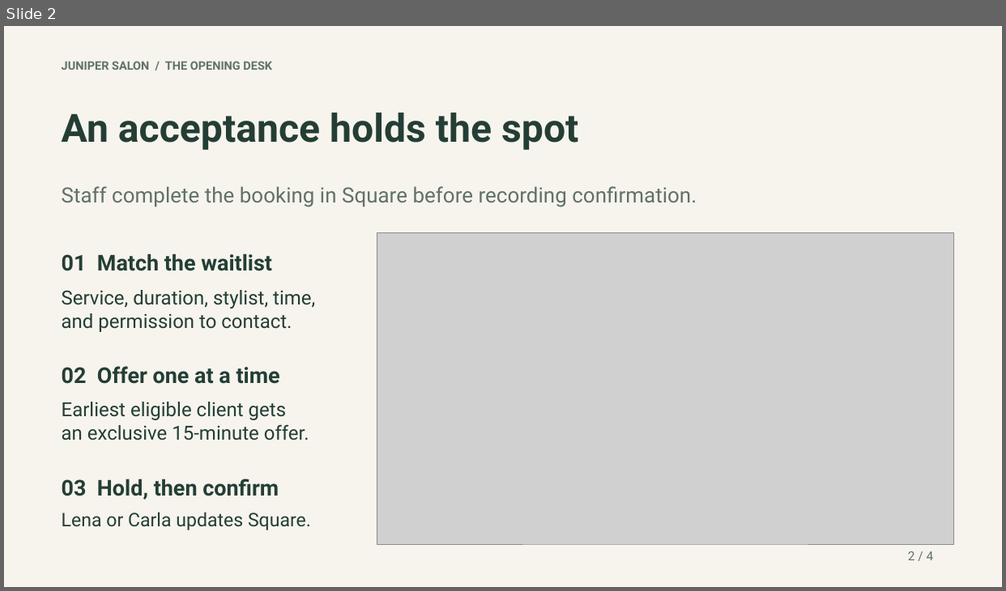
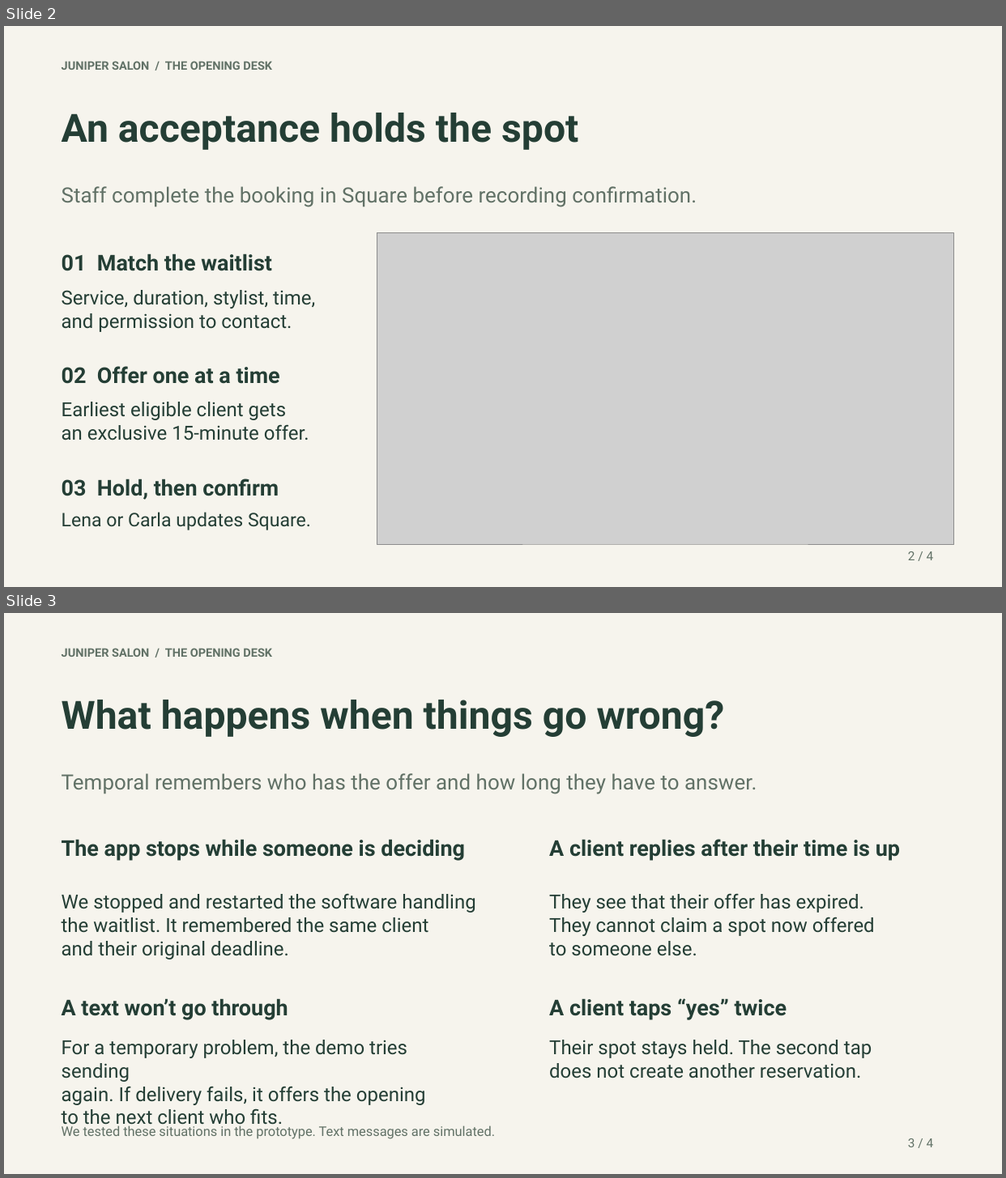
Before and after one commit to Zelda-Upskilling/juniper-salon-assessment, a slide deck: presentation/juniper-salon.pptx. Shown one above the other, each under a label of ours: slide 2 before the commit, slides 2 and 3 after it. The pictures are 1006x591 and 1006x1178 pixels, drawn with LibreOffice and Linux fonts; fonts in the diff are those of the drawing; grey boxes stand for pictures. Boxes give left, top, right and bottom in pixels: in the first picture for what was removed or moved away, otherwise in the second. Text is boxed around its words. In the diff, an @@ line names an element or a change of style, - is before the commit and + after.

Commit message:
Explain reliability with concrete salon examples on slide 3

```diff
--- a/presentation/juniper-salon.pptx
+++ b/presentation/juniper-salon.pptx
@@ slide 3 added at box(4, 613, 1002, 1174), background #F6F4ED @@
@@ text added at box(62, 648, 272, 657), 11.2 pt, text #617166, bold @@
+JUNIPER SALON / THE OPENING DESK
@@ text added at box(62, 700, 725, 737), 37.5 pt, text #243E35, bold @@
+What happens when things go wrong?
@@ text added at box(62, 773, 756, 794), 20.2 pt, text #617166 @@
+Temporal remembers who has the offer and how long they have to answer.
@@ text added at box(62, 839, 465, 861), 21 pt, text #243E35, bold @@
+The app stops while someone is deciding
@@ text added at box(549, 839, 900, 861), 21 pt, text #243E35, bold @@
+A client replies after their time is up
@@ text added at box(62, 893, 475, 960), 18.8 pt, text #243E35 @@
+We stopped and restarted the software handling
+the waitlist. It remembered the same client
+and their original deadline.
@@ text added at box(549, 893, 875, 956), 18.8 pt, text #243E35 @@
+They see that their offer has expired.
+They cannot claim a spot now offered
+to someone else.
@@ text added at box(62, 999, 288, 1020), 21 pt, text #243E35, bold @@
+A text won’t go through
@@ text added at box(549, 999, 787, 1020), 21 pt, text #243E35, bold @@
+A client taps “yes” twice
@@ text added at box(62, 1040, 426, 1130), 18.8 pt, text #243E35 @@
+For a temporary problem, the demo tries sending
+again. If delivery fails, it offers the opening
+to the next client who fits.
@@ text added at box(549, 1040, 872, 1079), 18.8 pt, text #243E35 @@
+Their spot stays held. The second tap
+does not create another reservation.
@@ text added at box(62, 1124, 495, 1139), 12.8 pt, text #617166 @@
+We tested these situations in the prototype. Text messages are simulated.
@@ text added at box(908, 1139, 934, 1148), 12 pt, text #617166 @@
+3 / 4
```
Also in this commit, not shown: 1 slide removed, 1 other file.
